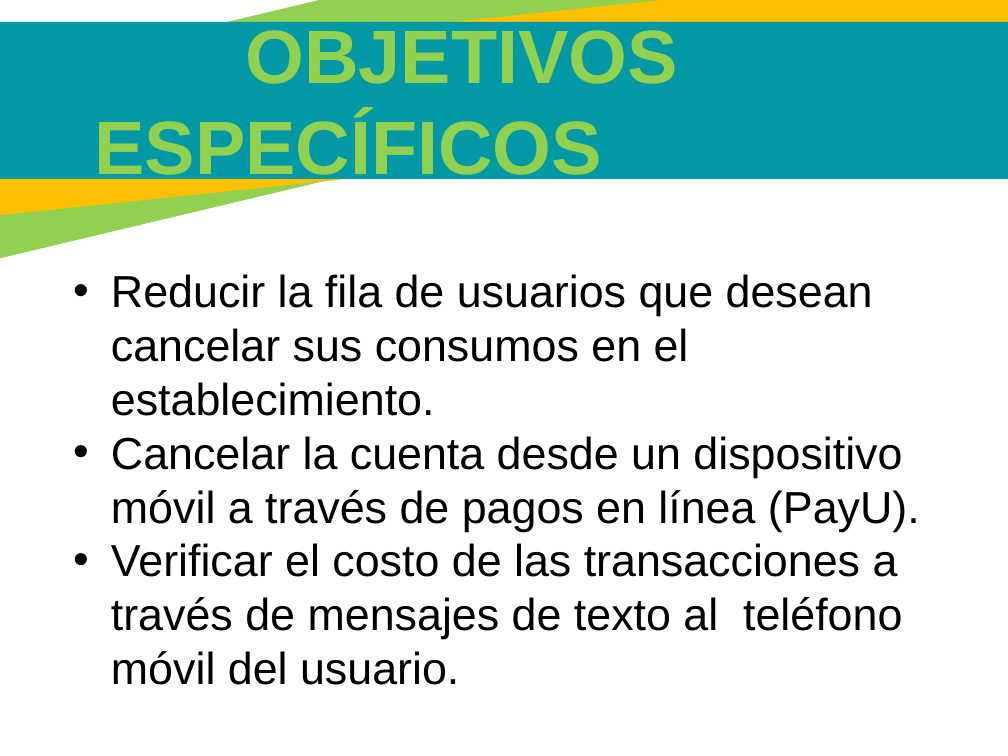
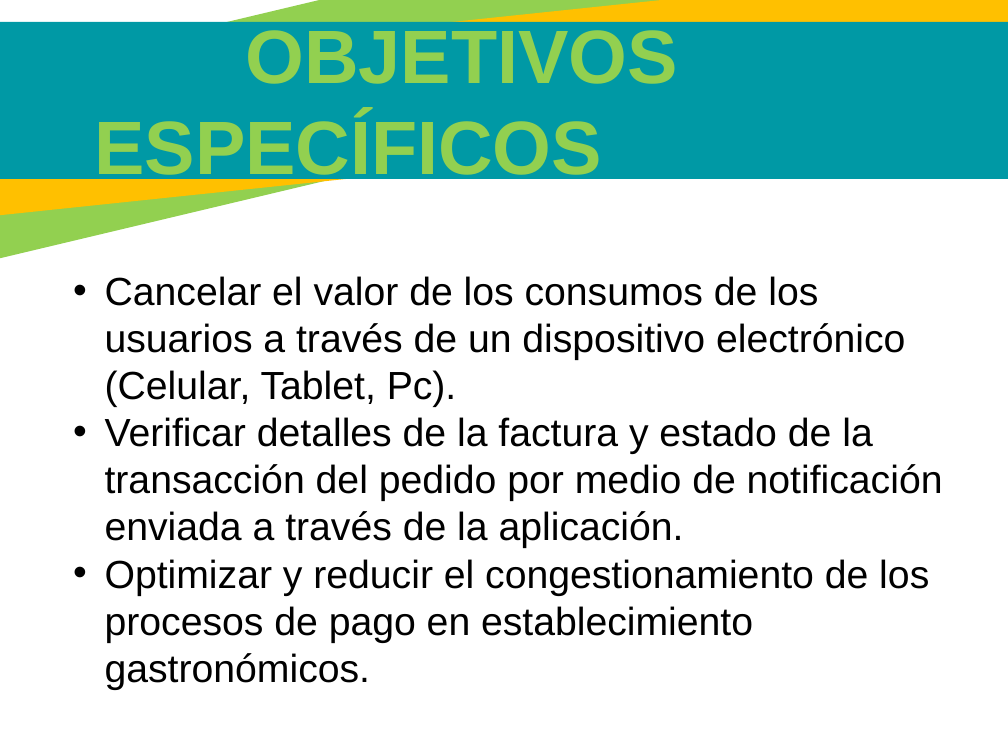
Before and after one commit to juannicolasvargas/SANF-solutions-helps, a slide deck: slide 7 of Cuarto trimestre/Presentacion v4.pptx. Drawn at 1008x756 pixels with LibreOffice and Linux fonts; fonts in the diff are those of the drawing. Boxes give left, top, right and bottom in pixels: in the first picture for what was removed or moved away, otherwise in the second. Text is boxed around its words. In the diff, an @@ line names an element or a change of style, - is before the commit and + after.

```diff
--- a/Cuarto trimestre/Presentacion v4.pptx
+++ b/Cuarto trimestre/Presentacion v4.pptx
@@ text at box(105, 276, 943, 690): text changed; size 32 to 28 pt @@
-• Reducir la fila de usuarios que desean cancelar sus consumos en el establecimiento.
-• Cancelar la cuenta desde un dispositivo móvil a través de pagos en línea (PayU).
-• Verificar el costo de las transacciones a través de mensajes de texto al teléfono móvil del usuario.
+• Cancelar el valor de los consumos de los usuarios a través de un dispositivo electrónico (Celular, Tablet, Pc).
+• Verificar detalles de la factura y estado de la transacción del pedido por medio de notificación enviada a través de la aplicación.
+• Optimizar y reducir el congestionamiento de los procesos de pago en establecimiento gastronómicos.
```
Also in this commit, not shown: 3 other slides changed, 1 slide added, 6 slides removed.
